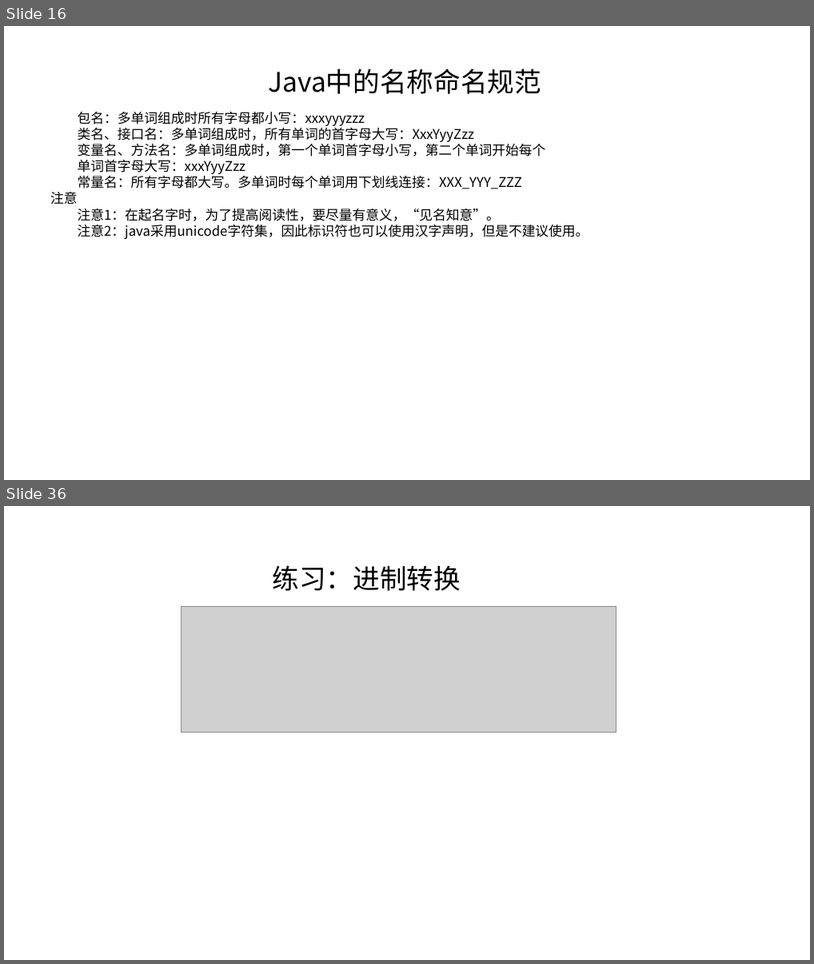
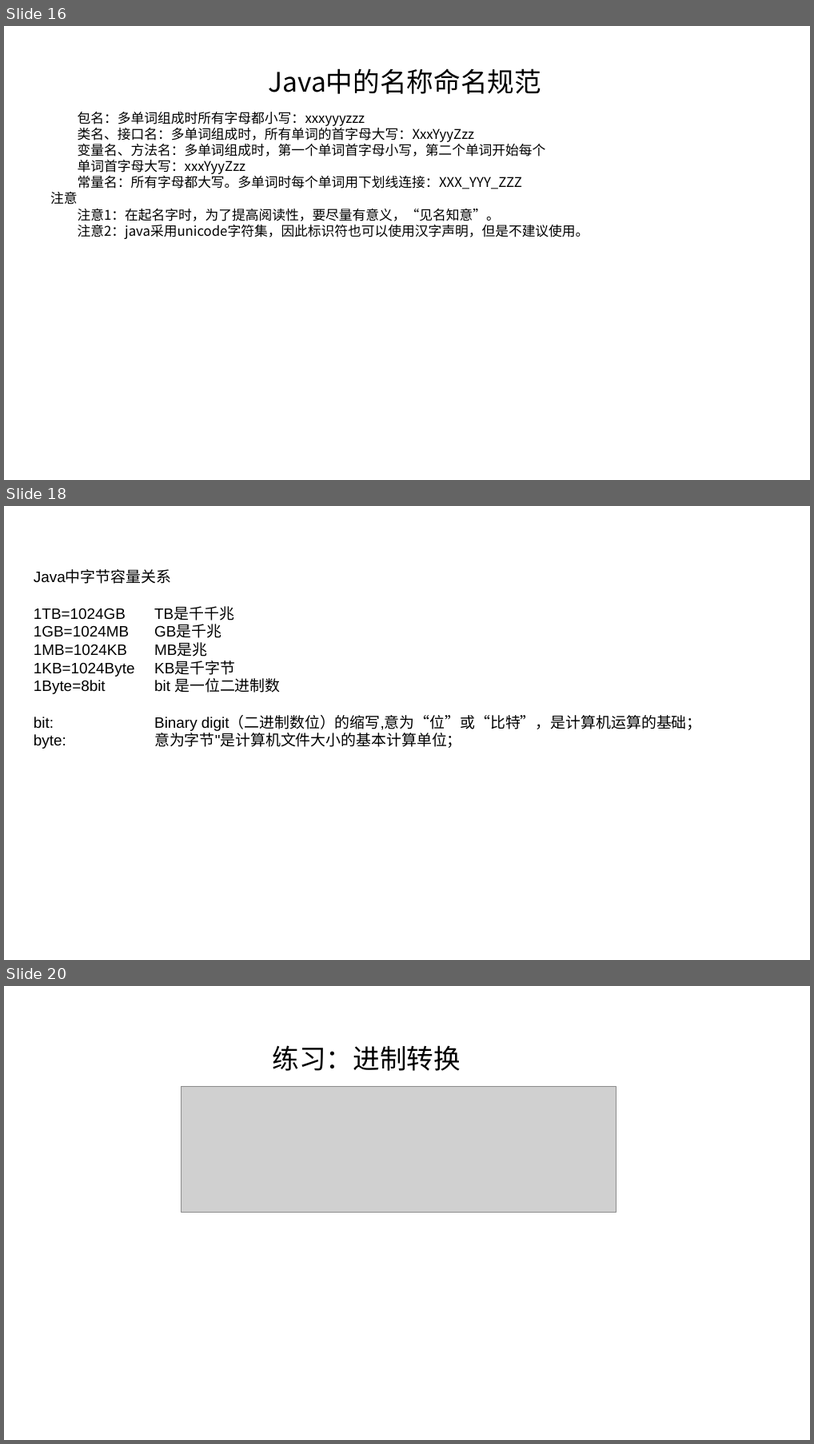
Before and after one commit to linkknown/PPT, a slide deck: 基础PPT/第1章：Java编程基础.pptx. Shown one above the other, each under a label of ours: slides 16 and 36 before the commit, slides 16, 18 and 20 after it; the slides between them are not shown. The pictures are 814x964 and 814x1444 pixels, drawn with LibreOffice and Linux fonts; fonts in the diff are those of the drawing; grey boxes stand for pictures; background and template pictures are left out. Boxes give left, top, right and bottom in pixels: in the first picture for what was removed or moved away, otherwise in the second. Text is boxed around its words. In the diff, an @@ line names an element or a change of style, - is before the commit and + after.

```diff
--- a/基础PPT/第1章：Java编程基础.pptx
+++ b/基础PPT/第1章：Java编程基础.pptx
@@ slide 18 added at (4, 506, 810, 960), background picture (left out) @@
@@ text added at (34, 571, 702, 748), 18 pt, text #000000 @@
+Java中字节容量关系
+1TB=1024GB TB是千千兆
+1GB=1024MB GB是千兆
+1MB=1024KB MB是兆
+1KB=1024Byte KB是千字节
+1Byte=8bit bit 是一位二进制数
+bit: Binary digit（二进制数位）的缩写,意为“位”或“比特”，是计算机运算的基础；
+byte: 意为字节"是计算机文件大小的基本计算单位；
@@ what was slide 36 is now slide 20 @@
```
Also in this commit, not shown: 2 slides changed, 1 other slide added.
